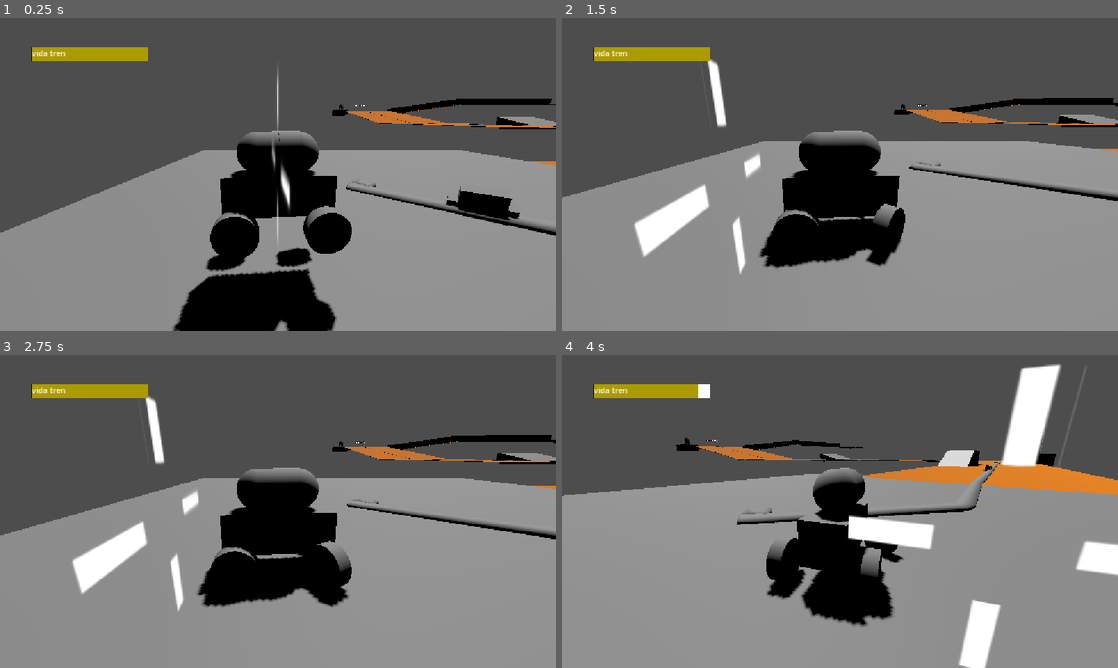
Above: before the commit, frames 1-4 (two rows, left to right).
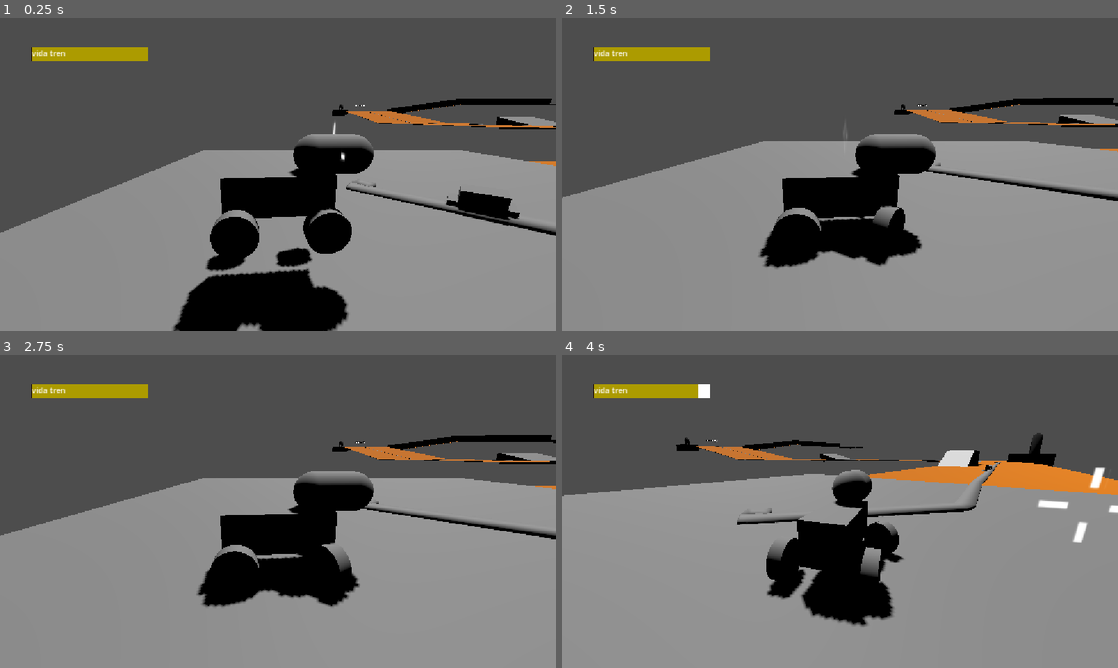
Above: after the commit, the same moments.

Repository: MauroEscalante-Hub/Linea-San-Gnomo
Game: Godot game, scene res://Escenas/grayboxing/grayboxing_escenario1.tscn
The game is run twice, just before and just after one commit, with the same random seed, the same clock (stepped at 60 frames per second) and the same inputs.
Inputs (mouse positions are in pixels of both pictures, inside the frame that each line leads up to):
- Up to frame 1 (0.25 s): no input
- Up to frame 2 (1.5 s): move the mouse to (962, 158) at 0.52 s; hold D (derecha) 0.53-1.28 s; click (962, 158) at 0.6 s; tap Middle mouse button (gancho) at 0.8, 1.35 s; move the mouse to (728, 190) at 1.27 s; hold A (izquierda) from 1.28 s (still down)
- Up to frame 3 (2.75 s): click (166, 527) at 1.55 s; move the mouse to (333, 442) at 2.02 s; release A (izquierda) at 2.03 s; hold D (derecha) from 2.03 s (still down); right-click (333, 442) at 2.1 s; tap Middle mouse button (gancho) at 2.3 s
- Up to frame 4 (4 s): move the mouse to (812, 574) at 2.77 s; release D (derecha) at 2.78 s; hold W (avanzar) 2.78-3.53 s; tap E (cambiar_de_auto) at 2.85 s; click (812, 574) at 3.05 s; move the mouse to (1006, 558) at 3.52 s; hold A (izquierda) from 3.53 s (still down); tap Space (daño) at 3.6 s; tap Middle mouse button (gancho) at 3.8 s

The runs differ from the first frame. In frame 1, 3.5% of the frame differs, in the area x 39-68%, y 15-100%; in frame 2, 5.5%; in frame 3, 5.4%; in frame 4, 6.7%, in the area x 45-100%, y 2-100%.

Commit message:
se añadio el daño
se pudo tener una colisión al jugador y los enemigos con las balas

Diff:
--- a/Escenas/dispararbalas/balas.gd
+++ b/Escenas/dispararbalas/balas.gd
@@ -3,6 +3,7 @@
 
 var direccion: Vector3
 var velocidad: float = 100
+var danio: int = 10
 @onready var tiempo_ = $Timer
 
 func set_direccion(nueva_direccion: Vector3) -> void:
@@ -14,8 +15,14 @@
 func _physics_process(delta: float) -> void:
 	global_position += direccion * velocidad * delta
 
-
 func _ready() -> void:
 	await get_tree().create_timer(1).timeout
 	if is_instance_valid(self):
 		queue_free()
+
+
+func _on_area_3d_body_entered(body):
+	if body.has_method("recibir_danio"):
+		print("es ",body.name)
+		body.recibir_danio(danio)
+		queue_free()
--- a/Escenas/dispararbalas/balas.tscn
+++ b/Escenas/dispararbalas/balas.tscn
@@ -1,6 +1,10 @@
 [gd_scene format=3 uid="uid://dqb7jkqihqm02"]
 
 [ext_resource type="Script" uid="uid://yomqjiew2lde" path="res://escenas/dispararbalas/balas.gd" id="1_ipiei"]
+
+[sub_resource type="SphereShape3D" id="SphereShape3D_yf5fn"]
+
+[sub_resource type="SphereShape3D" id="SphereShape3D_u5bk5"]
 
 [sub_resource type="StandardMaterial3D" id="StandardMaterial3D_pxu2a"]
 albedo_color = Color(0.27244878, 0.1960508, 0.21024883, 1)
@@ -10,17 +14,25 @@
 [sub_resource type="SphereMesh" id="SphereMesh_g4v7s"]
 material = SubResource("StandardMaterial3D_pxu2a")
 
-[sub_resource type="SphereShape3D" id="SphereShape3D_yf5fn"]
+[node name="balas" type="CharacterBody3D" unique_id=1497429755]
+collision_layer = 6
+collision_mask = 3
+script = ExtResource("1_ipiei")
 
-[node name="balas" type="CharacterBody3D" unique_id=1497429755]
-collision_layer = 2
-script = ExtResource("1_ipiei")
+[node name="CollisionShape3D" type="CollisionShape3D" parent="." unique_id=1720839794]
+shape = SubResource("SphereShape3D_yf5fn")
+
+[node name="Area3D" type="Area3D" parent="." unique_id=44605931]
+collision_layer = 6
+collision_mask = 3
+
+[node name="CollisionShape3D" type="CollisionShape3D" parent="Area3D" unique_id=1013405988]
+shape = SubResource("SphereShape3D_u5bk5")
+
+[node name="Timer" type="Timer" parent="." unique_id=1967110370]
+wait_time = 3.0
 
 [node name="MeshInstance3D" type="MeshInstance3D" parent="." unique_id=1936619665]
 mesh = SubResource("SphereMesh_g4v7s")
 
-[node name="CollisionShape3D" type="CollisionShape3D" parent="." unique_id=1720839794]
-shape = SubResource("SphereShape3D_yf5fn")
-
-[node name="Timer" type="Timer" parent="." unique_id=1967110370]
-wait_time = 3.0
+[connection signal="body_entered" from="Area3D" to="." method="_on_area_3d_body_entered"]
--- a/Escenas/enemigos/enemigo_base.gd
+++ b/Escenas/enemigos/enemigo_base.gd
@@ -1,5 +1,5 @@
 extends VehicleBody3D
-
+@export var vida: int = 100
 @export var start_as_player: bool = false
 @onready var centro_de_masa := $"centro de masa"
 @onready var area_del_vehiculo = $deteccion_de_vehiculo
@@ -15,6 +15,11 @@
 @onready var arma_ = $Arma
 @onready var arma_de_jugador = $Arma_de_jugador
 
+func recibir_danio(cantidad: int) -> void:
+	vida -= cantidad
+	if vida <= 0:
+		queue_free()
+
 func _ready() -> void:
 	area_del_vehiculo.vehiculo_encontrado.connect(_on_vehiculo_encontrado)
 	become_npc()
@@ -22,7 +27,11 @@
 		GameManager.set_player(self)
 
 func _physics_process(delta: float):
-	seguimiento(self, Jugador, delta)
+	var objetivo = GameManager.current_player
+	if not is_instance_valid(objetivo) or objetivo == self:
+		engine_force = 0.0
+		return
+	seguimiento(self, objetivo, delta)
 
 func seguimiento(looker: Node3D, target: Node3D, delta):
 	var forward_2d = Vector2(-global_transform.basis.z.x, -global_transform.basis.z.z).normalized()
--- a/Escenas/enemigos/enemigo_base.tscn
+++ b/Escenas/enemigos/enemigo_base.tscn
@@ -32,6 +32,8 @@
 height = 0.3305664
 
 [node name="enemigo" type="VehicleBody3D" unique_id=1604139032]
+collision_layer = 6
+collision_mask = 3
 center_of_mass_mode = 1
 can_sleep = false
 angular_damp = 3.0
--- a/Escenas/jugador/jugador.tscn
+++ b/Escenas/jugador/jugador.tscn
@@ -111,5 +111,5 @@
 player = NodePath("..")
 
 [node name="Arma_de_jugador" parent="." unique_id=396609384 node_paths=PackedStringArray("player") instance=ExtResource("9_mnegl")]
-transform = Transform3D(1, 0, 0, 0, 1, 0, 0, 0, 1, 0, 0.9907079, 0)
+transform = Transform3D(1.0000001, 0, 0, 0, 0.99996203, 0.008726536, 0, -0.008726536, 0.99996203, 0, 0.9148152, -1.3896017)
 player = NodePath("..")
--- a/escenas/componentes/arma/arma.gd
+++ b/escenas/componentes/arma/arma.gd
@@ -32,8 +32,9 @@
 	if not activa or not puede_disparar:
 		return
 	var balita = bala.instantiate()
-	add_child(balita)
+	get_tree().current_scene.add_child(balita)
 	balita.global_position = global_position
+	balita.add_collision_exception_with(player)
 	var direccion := (objetivo.global_position - global_position).normalized()
 	balita.set_direccion(direccion)
 
--- a/escenas/componentes/arma/arma.tscn
+++ b/escenas/componentes/arma/arma.tscn
@@ -23,6 +23,6 @@
 shape = SubResource("SphereShape3D_u5bk5")
 
 [node name="balas" parent="." unique_id=1497429755 instance=ExtResource("2_k60kx")]
-collision_layer = 4
+transform = Transform3D(0.945, 0, 0, 0, 0.945, 0, 0, 0, 0.945, 0, 0, 0)
 
 [connection signal="body_entered" from="Area3D" to="." method="_on_area_3d_body_entered"]
--- a/escenas/componentes/arma/arma_de_jugador.gd
+++ b/escenas/componentes/arma/arma_de_jugador.gd
@@ -17,19 +17,13 @@
 	sprite_mira.visible = false
 	set_process(false)
 
-# Called every frame. 'delta' is the elapsed time since the previous frame.
 func _process(delta):
-	var camara = get_viewport().get_camera_3d()
-	if camara == null:
-		return
 	var mouse = get_viewport().get_mouse_position()
-	var origen = camara.project_ray_origin(mouse)
-	var direccion = camara.project_ray_normal(mouse)
-	var plano = Plane(Vector3.UP, global_position.y)
-	var posicion_mira = plano.intersects_ray(origen, direccion)
+	var centro = get_viewport().get_visible_rect().size / 2
+	var distancia = mouse - centro
+	distancia = distancia.limit_length(5)
 
-	if posicion_mira:
-		sprite_mira.global_position = posicion_mira
+	sprite_mira.position = Vector3(distancia.x, 0, distancia.y)
 
 	if Input.is_action_just_pressed("dispararbalas"):
 		disparo()
@@ -38,4 +32,7 @@
 	var balita = balas.instantiate()
 	get_tree().current_scene.add_child(balita)
 	balita.global_position = global_position
-	balita.direccion = (sprite_mira.global_position - global_position).normalized()
+	balita.add_collision_exception_with(player)
+
+	var direccion = (sprite_mira.global_position - global_position).normalized()
+	balita.set_direccion(direccion)
--- a/escenas/componentes/arma/arma_de_jugador.tscn
+++ b/escenas/componentes/arma/arma_de_jugador.tscn
@@ -11,7 +11,7 @@
 balas = ExtResource("1_bt1rc")
 
 [node name="Sprite3D" type="Sprite3D" parent="." unique_id=1710126497]
-transform = Transform3D(1, 0, 0, 0, 1, 0, 0, 0, 1, 0, 0, -20)
+transform = Transform3D(0.61900085, 0, 0, 0, 0.57821804, 0, 0, 0, 1, 0, 0, -20)
 texture = ExtResource("2_d7h27")
 
 [node name="MeshInstance3D" type="MeshInstance3D" parent="." unique_id=1752573686]
@@ -19,3 +19,4 @@
 mesh = SubResource("CapsuleMesh_u5bk5")
 
 [node name="balas" parent="." unique_id=1497429755 instance=ExtResource("1_bt1rc")]
+transform = Transform3D(0.905, 0, 0, 0, 0.905, 0, 0, 0, 0.905, 0, 0, 0)
--- a/escenas/componentes/camara/camara.tscn
+++ b/escenas/componentes/camara/camara.tscn
@@ -1,6 +1,6 @@
 [gd_scene format=3 uid="uid://bjanlpui5kawe"]
 
-[ext_resource type="Script" uid="uid://do35iw5b6opss" path="res://Escenas/componentes/camara/camara.gd" id="1_hj3ts"]
+[ext_resource type="Script" uid="uid://do35iw5b6opss" path="res://escenas/componentes/camara/camara.gd" id="1_hj3ts"]
 
 [node name="camara" type="Node3D" unique_id=1265065216]
 script = ExtResource("1_hj3ts")
@@ -11,4 +11,4 @@
 [node name="Camera3D" type="Camera3D" parent="SpringArm3D" unique_id=1865971422]
 
 [node name="Camera2" type="Camera3D" parent="." unique_id=397099821]
-transform = Transform3D(1, 0, 0, 0, 1, 0, 0, 0, 1, 0, 1.1017802, 0.71803474)
+transform = Transform3D(1, 0, 0, 0, 1, 0, 0, 0, 1, 0, 0.017190337, -1.5653133)
--- a/escenas/jugador/jugador.gd
+++ b/escenas/jugador/jugador.gd
@@ -1,6 +1,6 @@
 class_name CocheJugador
 extends VehicleBody3D
-
+@export var vida_jugador: int = 100
 @export var start_as_player: bool = false
 @onready var centro_de_masa := $"centro de masa"
 @onready var area_del_vehiculo = $deteccion_de_vehiculo
@@ -11,6 +11,10 @@
 @onready var camara = $camara
 @onready var arma_de_jugador = $Arma_de_jugador
 
+func recibir_danio(cantidad: int) -> void:
+	vida_jugador -= cantidad
+	if vida_jugador <= 0:
+		queue_free()
 
 func _ready() -> void:
 	area_del_vehiculo.vehiculo_encontrado.connect(_on_vehiculo_encontrado)
Not shown, changed: Escenas/jugador/mira.png.import
